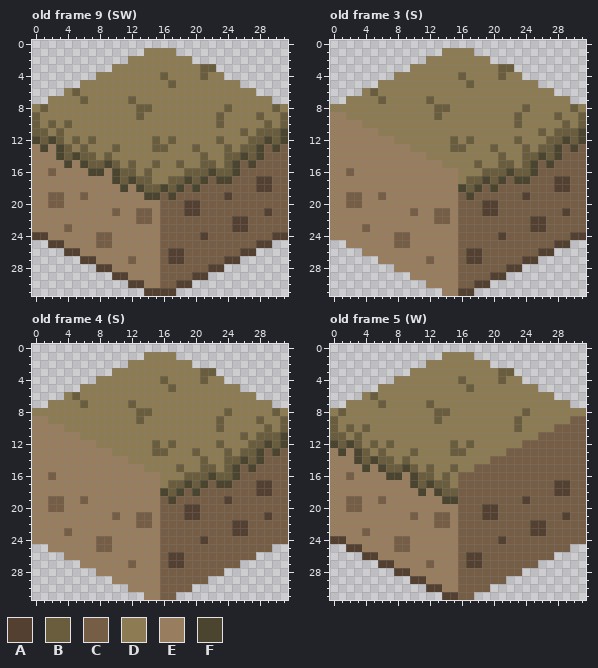
Pixel-art file -- assets_wip/images/tiles/grass.aseprite. Above, as it was before the edit.
32x32 pixels, 71 frames. Shown: old frame 9 (SW), old frame 3 (S), old frame 4 (S), old frame 5 (W). The commit also changed other frames, which this record leaves out.
Visible layers, top first: "Outline R", "Outline S", "Outline W", "Outline L", "Tufts", "Edge E", "Edge N", "Edge W", "Edge S", "Dirt Details", "Base".
Palette (. is transparent): A #534030  B #695d3e  C #765d46  D #8d7c53  E #987e5f  F #4b442e
Pixels before, old frame 9 (SW), first column x 0:
 1 ..............DDDD..............
 2 ............DDDDDDDD............
 3 ..........DDDDDDDDDDDBB.........
 4 ........DDDDDDDDBDDDDBDD........
 5 ......DDDDDDDDDDDBDDDDDDDD......
 6 ....DBDDDDDDDDDDDDDDDDDDDDDD....
 7 ..DDDDBDDDDDBDDDDDDDDDDDDDDDDD..
 8 DBDDDDDDDDDDDBBDDDDDDDDDBDDDDDBD
 9 BDDDDDDDDDDDDBDDDDDDDDDBDDDDBDDB
10 BDBDBDDDDDDDDDDDDDDDDDDBDDDDDBDB
11 BBDBDDDDDDDDDDDDDDDDDDDDDDBDBBBF
12 FBFBDBDBDDDDDDDBDBDDDDDBDDDBBFBF
13 EFEFBDBDDDBDDDDBBDDDBDDDBDBBFCFC
14 EEEFBFBBDBDDDDDDDDDDDBDDBBFBFCCC
15 EEEEFEFBBFBDBDDBDDBDDBBDBFCFCCCC
16 EECEEEEFFEFBBDBDDDDBBBFBBFCCCCCC
17 EEEEEEEEEEFBFBBDDBBFBFCFFCCCAACC
18 EEEEEEEEEEEFEFBBFBFCFCCCCCCCAACC
19 EECCEECEEEEEEEFFCFCCCCCCACCCCCCC
20 EECCEEEEEEEEEEEECCCAACCCCCCCCCCC
21 EEEEEEEEEECEECCECCCAACCCCCCCCACC
22 EEEEEEEEEEEEECCECCCCCCCCCAACCCCC
23 EEEECEEEEEEEEEEECCCCCCCCCAACCCCC
24 AAEEEEEECCEEEEEECCCCCACCCCCCCCAA
25 ..AAEEEECCEEEEEECCCCCCCCCCCCAA..
26 ....AAEEEEEEEEEECAACCCCCCCAA....
27 ......AAEEEECEEECAACCCCCAA......
28 ........AAEEEEEECCCCCCAA........
29 ..........AAEEEECCCCAA..........
30 ............AAEECCAA............
31 ..............AAAA..............
Pixels before, old frame 3 (S), first column x 0:
 1 ..............DDDD..............
 2 ............DDDDDDDD............
 3 ..........DDDDDDDDDDDBB.........
 4 ........DDDDDDDDBDDDDBDD........
 5 ......DDDDDDDDDDDBDDDDDDDD......
 6 ....DBDDDDDDDDDDDDDDDDDDDDDD....
 7 ..DDDDBDDDDDBDDDDDDDDDDDDDDDDD..
 8 DDDDDDDDDDDDDBBDDDDDDDDDBDDDDDBD
 9 EEDDDDDDDDDDDBDDDDDDDDDBDDDDBDDB
10 EEEEDDDDDDDDDDDDDDDDDDDBDDDDDBDB
11 EEEEEEDDDDDDDDDDDDDDDDDDDDBDBBBF
12 EEEEEEEEDDDDDDDBDBDDDDDBDDDBBFBF
13 EEEEEEEEEEDDDDDBBDDDBDDDBDBBFCFC
14 EEEEEEEEEEEEDDDDDDDDDBDDBBFBFCCC
15 EEEEEEEEEEEEEEDDDDBDDBBDBFCFCCCC
16 EECEEEEEEEEEEEEEDDDBBBFBBFCCCCCC
17 EEEEEEEEEEEEEEEEDBBFBFCFFCCCAACC
18 EEEEEEEEEEEEEEEEFBFCFCCCCCCCAACC
19 EECCEECEEEEEEEEECFCCCCCCACCCCCCC
20 EECCEEEEEEEEEEEECCCAACCCCCCCCCCC
21 EEEEEEEEEECEECCECCCAACCCCCCCCACC
22 EEEEEEEEEEEEECCECCCCCCCCCAACCCCC
23 EEEECEEEEEEEEEEECCCCCCCCCAACCCCC
24 EEEEEEEECCEEEEEECCCCCACCCCCCCCAA
25 ..EEEEEECCEEEEEECCCCCCCCCCCCAA..
26 ....EEEEEEEEEEEECAACCCCCCCAA....
27 ......EEEEEECEEECAACCCCCAA......
28 ........EEEEEEEECCCCCCAA........
29 ..........EEEEEECCCCAA..........
30 ............EEEECCAA............
31 ..............EEAA..............
Pixels before, old frame 4 (S), first column x 0:
 1 ..............DDDD..............
 2 ............DDDDDDDD............
 3 ..........DDDDDDDDDDDBB.........
 4 ........DDDDDDDDBDDDDBDD........
 5 ......DDDDDDDDDDDBDDDDDDDD......
 6 ....DBDDDDDDDDDDDDDDDDDDDDDD....
 7 ..DDDDBDDDDDBDDDDDDDDDDDDDDDDD..
 8 DDDDDDDDDDDDDBBDDDDDDDDDBDDDDDBD
 9 EEDDDDDDDDDDDBDDDDDDDDDBDDDDBDDB
10 EEEEDDDDDDDDDDDDDDDDDDDBDDDDDBDB
11 EEEEEEDDDDDDDDDDDDDDDDDDDDBDBBBF
12 EEEEEEEEDDDDDDDBDBDDDDDBDDDBBFBF
13 EEEEEEEEEEDDDDDBBDDDBDDDBDBBFCFC
14 EEEEEEEEEEEEDDDDDDDDDBDDBBFBFCCC
15 EEEEEEEEEEEEEEDDDDBDDBBDBFCFCCCC
16 EECEEEEEEEEEEEEEDDDBBBFBBFCCCCCC
17 EEEEEEEEEEEEEEEEDBBFBFCFFCCCAACC
18 EEEEEEEEEEEEEEEEFBFCFCCCCCCCAACC
19 EECCEECEEEEEEEEECFCCCCCCACCCCCCC
20 EECCEEEEEEEEEEEECCCAACCCCCCCCCCC
21 EEEEEEEEEECEECCECCCAACCCCCCCCACC
22 EEEEEEEEEEEEECCECCCCCCCCCAACCCCC
23 EEEECEEEEEEEEEEECCCCCCCCCAACCCCC
24 EEEEEEEECCEEEEEECCCCCACCCCCCCCCC
25 ..EEEEEECCEEEEEECCCCCCCCCCCCCC..
26 ....EEEEEEEEEEEECAACCCCCCCCC....
27 ......EEEEEECEEECAACCCCCCC......
28 ........EEEEEEEECCCCCCCC........
29 ..........EEEEEECCCCCC..........
30 ............EEEECCCC............
31 ..............EECC..............
Pixels before, old frame 5 (W), first column x 0:
 1 ..............DDDD..............
 2 ............DDDDDDDD............
 3 ..........DDDDDDDDDDDBB.........
 4 ........DDDDDDDDBDDDDBDD........
 5 ......DDDDDDDDDDDBDDDDDDDD......
 6 ....DBDDDDDDDDDDDDDDDDDDDDDD....
 7 ..DDDDBDDDDDBDDDDDDDDDDDDDDDDD..
 8 DBDDDDDDDDDDDBBDDDDDDDDDBDDDDDDD
 9 BDDDDDDDDDDDDBDDDDDDDDDBDDDDDDCC
10 BDBDBDDDDDDDDDDDDDDDDDDBDDDDCCCC
11 BBDBDDDDDDDDDDDDDDDDDDDDDDCCCCCC
12 FBFBDBDBDDDDDDDBDBDDDDDDCCCCCCCC
13 EFEFBDBDDDBDDDDBBDDDDDCCCCCCCCCC
14 EEEFBFBBDBDDDDDDDDDDCCCCCCCCCCCC
15 EEEEFEFBBFBDBDDBDDCCCCCCCCCCCCCC
16 EECEEEEFFEFBBDBDCCCCCCCCCCCCCCCC
17 EEEEEEEEEEFBFBBDCCCCCCCCCCCCAACC
18 EEEEEEEEEEEFEFBBCCCCCCCCCCCCAACC
19 EECCEECEEEEEEEFFCCCCCCCCACCCCCCC
20 EECCEEEEEEEEEEEECCCAACCCCCCCCCCC
21 EEEEEEEEEECEECCECCCAACCCCCCCCACC
22 EEEEEEEEEEEEECCECCCCCCCCCAACCCCC
23 EEEECEEEEEEEEEEECCCCCCCCCAACCCCC
24 AAEEEEEECCEEEEEECCCCCACCCCCCCCCC
25 ..AAEEEECCEEEEEECCCCCCCCCCCCCC..
26 ....AAEEEEEEEEEECAACCCCCCCCC....
27 ......AAEEEECEEECAACCCCCCC......
28 ........AAEEEEEECCCCCCCC........
29 ..........AAEEEECCCCCC..........
30 ............AAEECCCC............
31 ..............AACC..............
Once edited:
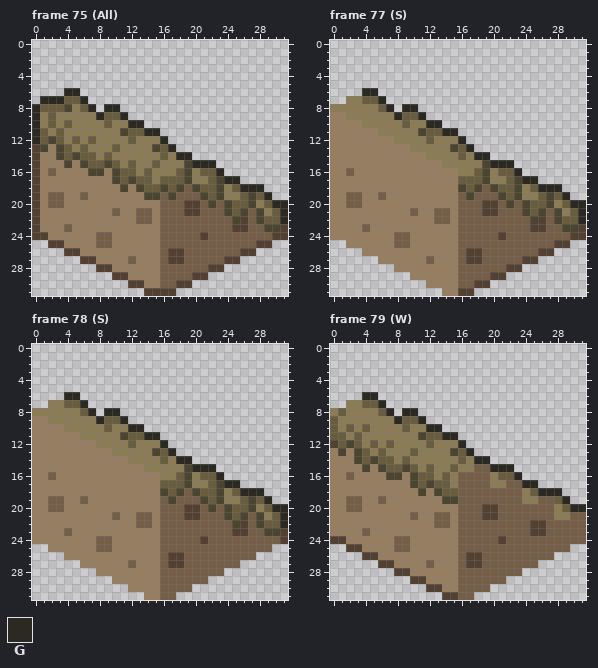
Colours new in this view: G #2b2921
A new or re-ordered frame is compared with the old frame closest to it.
The commit says: Grass tile stairs done
The edit:
frames 71 -> 89
layer "Details" added
layer "Dirt Details" removed
layer "Tufts" removed
Frame 75 (All) is new; against old frame 9 (SW):
y 1: x 14..17 DDDD -> ....
y 2: x 12..19 DDDDDDDD -> ........
y 3: x 10..22 DDDDDDDDDDDBB -> .............
y 4: x 8..23 DDDDDDDDBDDDDBDD -> ................
y 5: x 6..25 DDDDDDDDDDDBDDDDDDDD -> ....................
y 6: x 4..27 DBDDDDDDDDDDDDDDDDDDDDDD -> GG......................
y 7: x 1..29 .DDDDBDDDDDBDDDDDDDDDDDDDDDDD -> GGGBBG.......................
y 8: x 0 D -> G; x 2..4 DDD -> BBF; x 6..31 DDDDDDDBBDDDDDDDDDBDDDDDBD -> BG.GG.....................
y 9: x 0 B -> G; x 2 D -> B; x 8..31 DDDDDBDDDDDDDDDBDDDDBDDB -> GBBG....................
y 10: x 0 B -> G; x 9 D -> B; x 12..31 DDDDDDDDDDDBDDDDDBDB -> GG..................
y 11: x 0 B -> G; x 11..31 DDDDDDDDDDDDDDDBDBBBF -> FBBGG................
y 12: x 0 F -> G; x 12 D -> B; x 15..31 BDBDDDDDBDDDBBFBF -> DG...............
y 13: x 0 E -> A; x 15 B -> F; x 17..31 DDDBDDDBDBBFCFC -> G..............
y 14: x 0 E -> A; x 16 D -> B; x 18..31 DDDBDDBBFBFCCC -> GG............
y 15: x 0 E -> A; x 18..31 BDDBBDBFCFCCCC -> DFGGG.........
y 16: x 0 E -> A; x 18..20 DBB -> BFD; x 22..31 FBBFCCCCCC -> BG........
y 17: x 0 E -> A; x 16 D -> B; x 20..22 BFC -> DDB; x 24..31 FCCCAACC -> GG......
y 18: x 0 E -> A; x 21..31 CCCCCCCAACC -> BBFDBGGG...
y 19: x 0 E -> A; x 21..31 CCCACCCCCCC -> FBFDDBFBG..
y 20: x 0 E -> A; x 22 C -> F; x 24..31 CCCCCCCC -> FBBFDBGG
y 21: x 0 E -> A; x 24..26 CCC -> FBF; x 28..31 CACC -> FDBG
y 22: x 0 E -> A; x 25 A -> F; x 28..31 CCCC -> FBBG
y 23: x 0 E -> A; x 29..31 CCC -> FFA
Frame 77 (S) is new; against old frame 3 (S):
y 1: x 14..17 DDDD -> ....
y 2: x 12..19 DDDDDDDD -> ........
y 3: x 10..22 DDDDDDDDDDDBB -> .............
y 4: x 8..23 DDDDDDDDBDDDDBDD -> ................
y 5: x 6..25 DDDDDDDDDDDBDDDDDDDD -> ....................
y 6: x 4..27 DBDDDDDDDDDDDDDDDDDDDDDD -> GG......................
y 7: x 4..29 DDBDDDDDBDDDDDDDDDDDDDDDDD -> BBG.......................
y 8: x 6..31 DDDDDDDBBDDDDDDDDDBDDDDDBD -> BG.GG.....................
y 9: x 8..31 DDDDDBDDDDDDDDDBDDDDBDDB -> GBBG....................
y 10: x 9 D -> B; x 12..31 DDDDDDDDDDDBDDDDDBDB -> GG..................
y 11: x 11..31 DDDDDDDDDDDDDDDBDBBBF -> FBBGG................
y 12: x 12 D -> B; x 15..31 BDBDDDDDBDDDBBFBF -> DG...............
y 13: x 15 B -> F; x 17..31 DDDBDDDBDBBFCFC -> G..............
y 14: x 16 D -> B; x 18..31 DDDBDDBBFBFCCC -> GG............
y 15: x 18..31 BDDBBDBFCFCCCC -> DFGGG.........
y 16: x 18..20 DBB -> BFD; x 22..31 FBBFCCCCCC -> BG........
y 17: x 16 D -> B; x 20..22 BFC -> DDB; x 24..31 FCCCAACC -> GG......
y 18: x 21..31 CCCCCCCAACC -> BBFDBGGG...
y 19: x 21..31 CCCACCCCCCC -> FBFDDBFBG..
y 20: x 22 C -> F; x 24..31 CCCCCCCC -> FBBFDBGG
y 21: x 24..26 CCC -> FBF; x 28..31 CACC -> FDBG
y 22: x 25 A -> F; x 28..31 CCCC -> FBBG
y 23: x 29..31 CCC -> FFA
Frame 78 (S) is new; against old frame 4 (S):
y 1: x 14..17 DDDD -> ....
y 2: x 12..19 DDDDDDDD -> ........
y 3: x 10..22 DDDDDDDDDDDBB -> .............
y 4: x 8..23 DDDDDDDDBDDDDBDD -> ................
y 5: x 6..25 DDDDDDDDDDDBDDDDDDDD -> ....................
y 6: x 4..27 DBDDDDDDDDDDDDDDDDDDDDDD -> GG......................
y 7: x 4..29 DDBDDDDDBDDDDDDDDDDDDDDDDD -> BBG.......................
y 8: x 6..31 DDDDDDDBBDDDDDDDDDBDDDDDBD -> BG.GG.....................
y 9: x 8..31 DDDDDBDDDDDDDDDBDDDDBDDB -> GBBG....................
y 10: x 9 D -> B; x 12..31 DDDDDDDDDDDBDDDDDBDB -> GG..................
y 11: x 11..31 DDDDDDDDDDDDDDDBDBBBF -> FBBGG................
y 12: x 12 D -> B; x 15..31 BDBDDDDDBDDDBBFBF -> DG...............
y 13: x 15 B -> F; x 17..31 DDDBDDDBDBBFCFC -> G..............
y 14: x 16 D -> B; x 18..31 DDDBDDBBFBFCCC -> GG............
y 15: x 18..31 BDDBBDBFCFCCCC -> DFGGG.........
y 16: x 18..20 DBB -> BFD; x 22..31 FBBFCCCCCC -> BG........
y 17: x 16 D -> B; x 20..22 BFC -> DDB; x 24..31 FCCCAACC -> GG......
y 18: x 21..31 CCCCCCCAACC -> BBFDBGGG...
y 19: x 21..31 CCCACCCCCCC -> FBFDDBFBG..
y 20: x 22 C -> F; x 24..31 CCCCCCCC -> FBBFDBGG
y 21: x 24..26 CCC -> FBF; x 28..31 CACC -> FDBG
y 22: x 25 A -> F; x 28..31 CCCC -> FBBG
y 23: x 29..31 CCC -> FFA
y 24: x 31 C -> A
Frame 79 (W) is new; against old frame 5 (W):
y 1: x 14..17 DDDD -> ....
y 2: x 12..19 DDDDDDDD -> ........
y 3: x 10..22 DDDDDDDDDDDBB -> .............
y 4: x 8..23 DDDDDDDDBDDDDBDD -> ................
y 5: x 6..25 DDDDDDDDDDDBDDDDDDDD -> ....................
y 6: x 4..27 DBDDDDDDDDDDDDDDDDDDDDDD -> GG......................
y 7: x 4..29 DDBDDDDDBDDDDDDDDDDDDDDDDD -> BBG.......................
y 8: x 6..31 DDDDDDDBBDDDDDDDDDBDDDDDDD -> BG.GG.....................
y 9: x 8..31 DDDDDBDDDDDDDDDBDDDDDDCC -> GBBG....................
y 10: x 9 D -> B; x 12..31 DDDDDDDDDDDBDDDDCCCC -> GG..................
y 11: x 11..31 DDDDDDDDDDDDDDDCCCCCC -> FBBGG................
y 12: x 12 D -> B; x 15..31 BDBDDDDDDCCCCCCCC -> DG...............
y 13: x 15 B -> F; x 17..31 DDDDDCCCCCCCCCC -> G..............
y 14: x 16 D -> B; x 18..31 DDCCCCCCCCCCCC -> GG............
y 15: x 20..31 CCCCCCCCCCCC -> GGG.........
y 16: x 20..31 CCCCCCCCCCCC -> DBBG........
y 17: x 20..21 CC -> DD; x 24..31 CCCCAACC -> GG......
y 18: x 24..31 CCCCAACC -> DBGGG...
y 19: x 24..25 AC -> DD; x 28..31 CCCC -> BG..
y 20: x 28..31 CCCC -> DBGG
y 21: x 28..29 CA -> DD
Where, in picture pixels (left, top, right, bottom), the same in both pictures:
changed: (32, 48, 288, 232)
changed: (362, 48, 586, 232)
changed: (64, 352, 288, 544)
changed: (362, 352, 586, 520)
